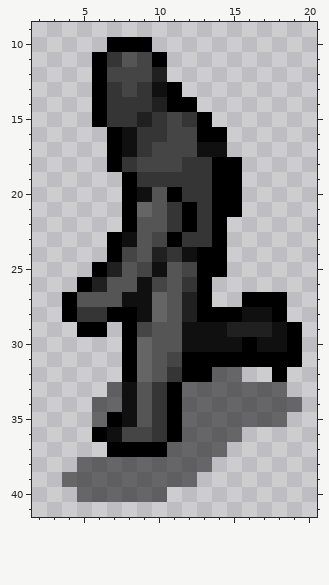
One commit to this pixel-art sprite: The Split Lock Paradox/char_03.png. The picture above is the old version.
The file is 24x48 pixels. Shown: x 2..20, y 9..41.
After:
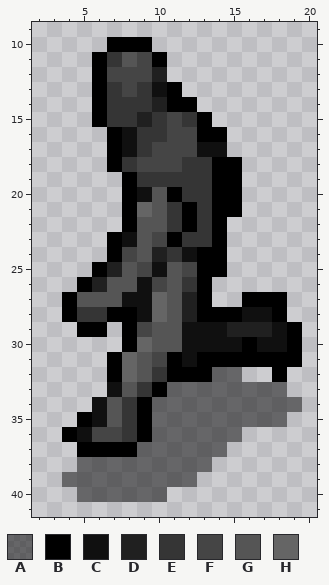
Palette (. is transparent): A #00000080  B #000000  C #101010  D #202020  E #353535  F #454545  G #555555  H #656565
Difference:
@@ x 2..14 @@
 30 ......BHGGCCC
-31 ......BHGFBBB
-32 ......BHGEBBA
-33 .....ACGEBAAA
-34 ....AACGEBAAA
-35 ....ABCGEBAAA
-36 ....BCFFEBAAA
-37 .....BBBBAAAA
+31 .....BHGFBCBB
+32 .....BHGEBBBA
+33 .....CGEBAAAA
+34 ....CGEBAAAAA
+35 ...BCGEBAAAAA
+36 ..BCFFEBAAAAA
+37 ...BBBBAAAAAA
 38 ...AAAAAAAAA.
Boxes around the changes in both pictures, in picture pixels (x1, y1, x2, y2):
changed: (62, 352, 197, 457)
